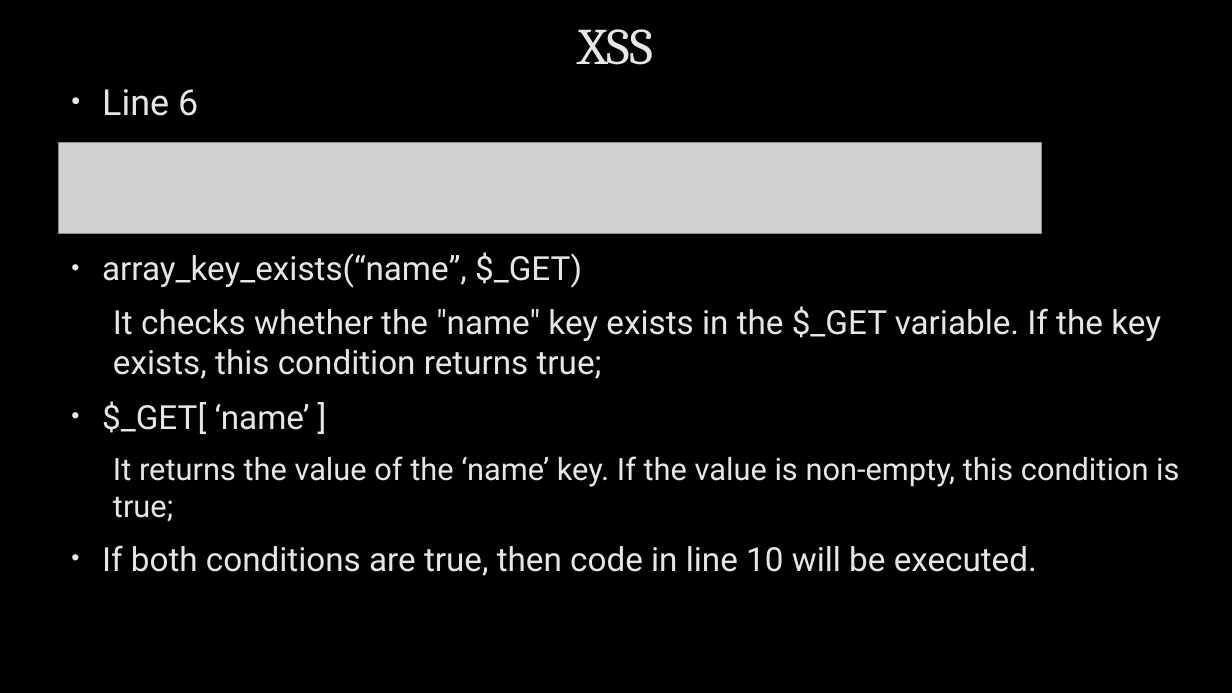
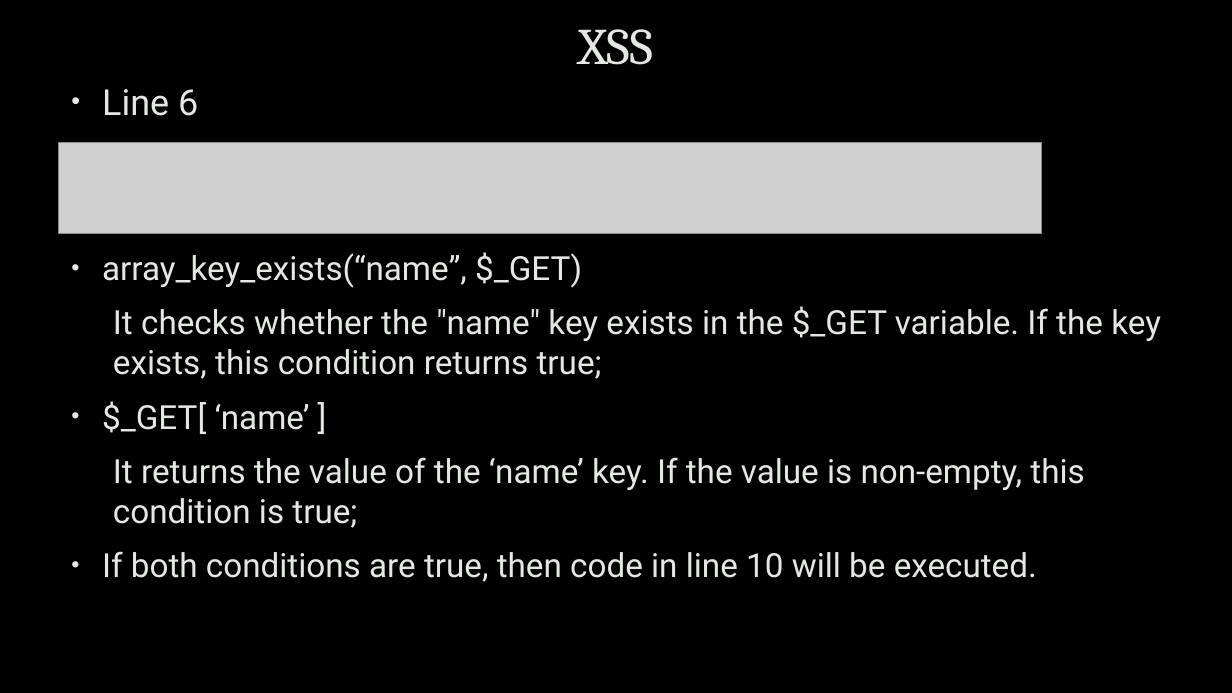
Before and after one commit to uwacyber/cits1003, a slide deck: slide 68 of cits1003-lecture_slides/CITS1003-5 Vulnerabilities-exercises.pptx (slide 64 before the commit). Drawn at 1232x693 pixels with LibreOffice and Linux fonts; fonts in the diff are those of the drawing; grey boxes stand for pictures; background and template pictures are left out. Boxes give left, top, right and bottom in pixels: in the first picture for what was removed or moved away, otherwise in the second. Text is boxed around its words. In the diff, an @@ line names an element or a change of style, - is before the commit and + after.

```diff
--- a/cits1003-lecture_slides/CITS1003-5 Vulnerabilities-exercises.pptx
+++ b/cits1003-lecture_slides/CITS1003-5 Vulnerabilities-exercises.pptx
@@ text at box(113, 457, 1084, 528): size 24.1 to 25.9 pt in "It returns the value of the ‘name’ ..." @@
```
Also in this commit, not shown: 14 other slides changed, 4 slides added.
